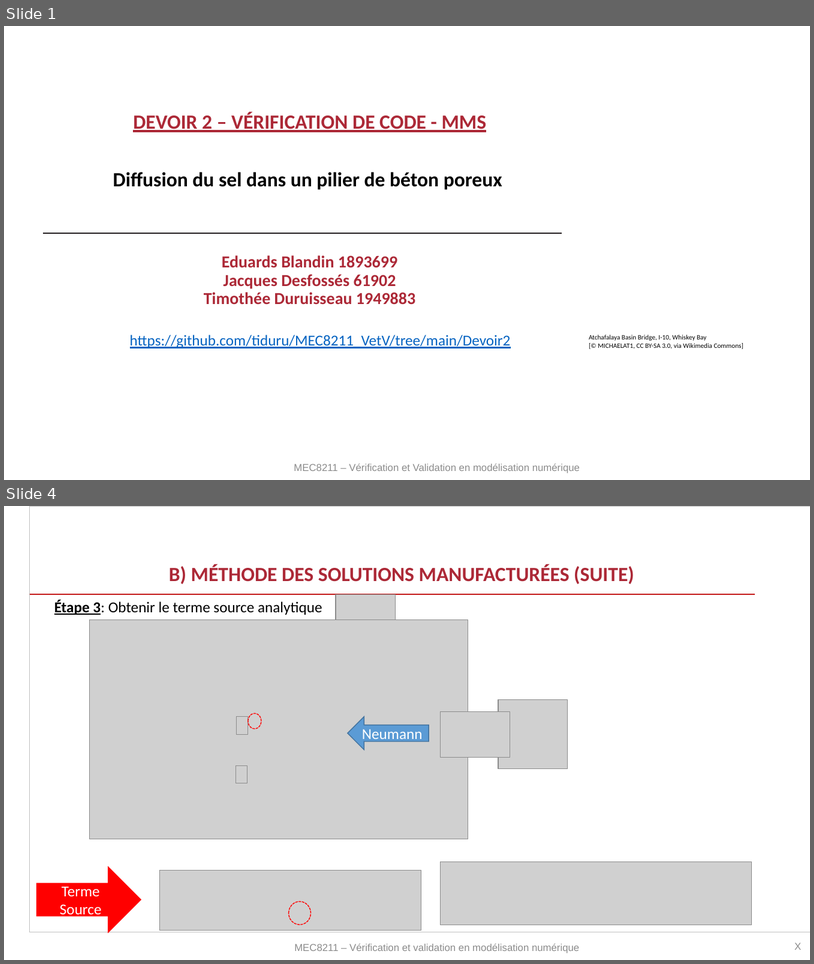
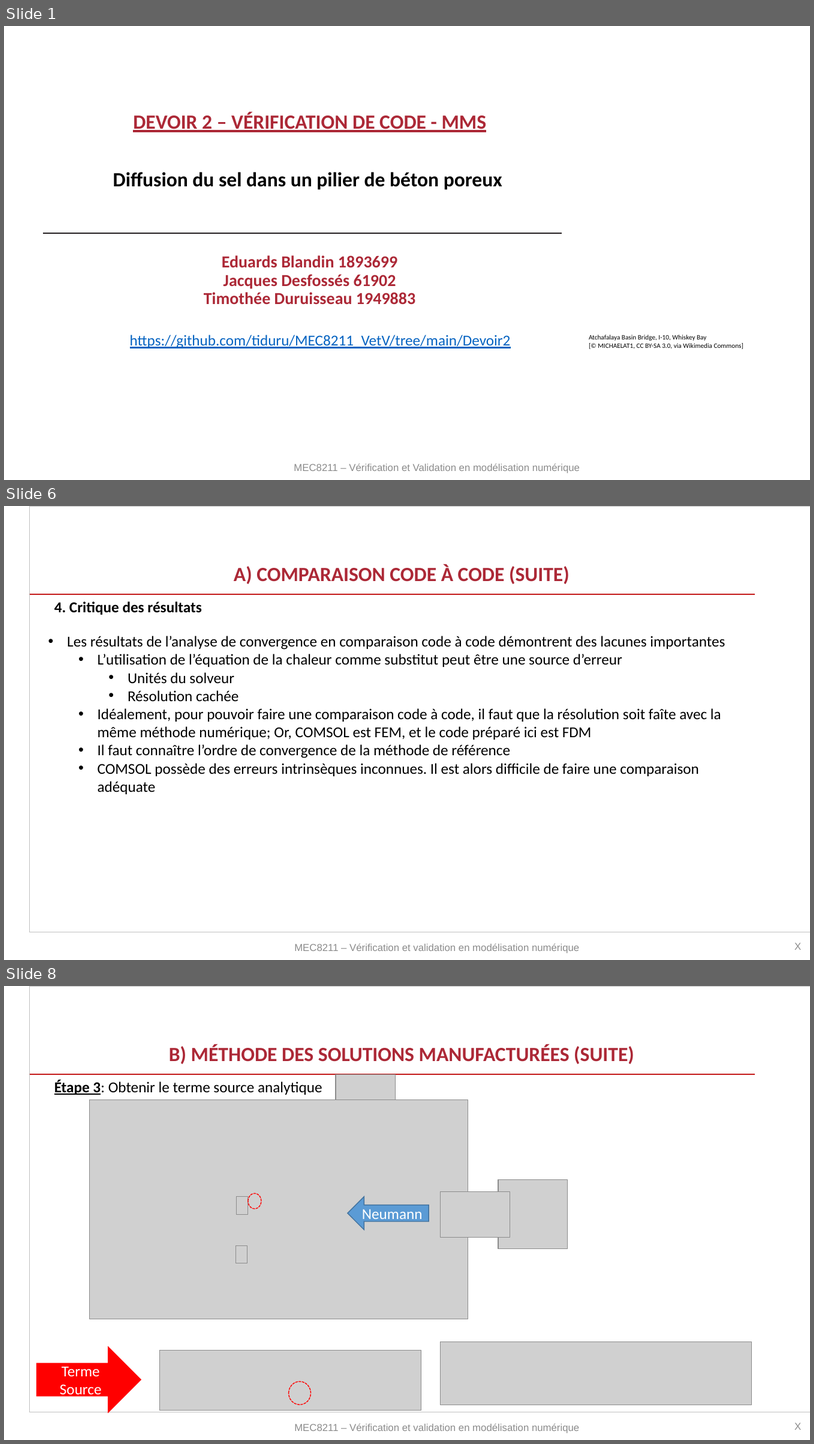
Before and after one commit to tiduru/MEC8211_VetV, a slide deck: Devoir2/MEC8211_Devoir2.pptx. Shown one above the other, each under a label of ours: slides 1 and 4 before the commit, slides 1, 6 and 8 after it; the slides between them are not shown. The pictures are 814x964 and 814x1444 pixels, drawn with LibreOffice and Linux fonts; fonts in the diff are those of the drawing; grey boxes stand for pictures; background and template pictures are left out. Boxes give left, top, right and bottom in pixels: in the first picture for what was removed or moved away, otherwise in the second. Text is boxed around its words. In the diff, an @@ line names an element or a change of style, - is before the commit and + after.

```diff
--- a/Devoir2/MEC8211_Devoir2.pptx
+++ b/Devoir2/MEC8211_Devoir2.pptx
@@ slide 6 added at (x1=4, y1=506, x2=810, y2=960), background #FFFFFF; not listed: 1 template element that a slide beside it also shows @@
@@ title added at (x1=234, y1=564, x2=570, y2=584), 24 pt, text #AC2836, bold @@
+A) COMPARAISON CODE À CODE (SUITE)
@@ line added from (29, 594) to (755, 594), #C41A1A 1 pt @@
@@ text added at (x1=54, y1=601, x2=202, y2=615), 18 pt, text #000000, bold @@
+4. Critique des résultats
@@ text added at (x1=67, y1=636, x2=725, y2=794), 18 pt, text #000000 @@
+• Les résultats de l’analyse de convergence en comparaison code à code démontrent des lacunes importantes
+  • L’utilisation de l’équation de la chaleur comme substitut peut être une source d’erreur
+    • Unités du solveur
+    • Résolution cachée
+  • Idéalement, pour pouvoir faire une comparaison code à code, il faut que la résolution soit faîte avec la même méthode numérique; Or, COMSOL est FEM, et le code préparé ici est FDM
+  • Il faut connaître l’ordre de convergence de la méthode de référence
+  • COMSOL possède des erreurs intrinsèques inconnues. Il est alors difficile de faire une comparaison adéquate
@@ text added at (x1=294, y1=943, x2=579, y2=953), 12 pt, text #8C8C8C @@
+MEC8211 – Vérification et validation en modélisation numérique
@@ text added at (x1=795, y1=942, x2=801, y2=949), 12 pt, text #8C8C8C @@
+X
@@ what was slide 4 is now slide 8 @@
```
Also in this commit, not shown: 2 slides changed, 3 other slides added, 5 other files.
